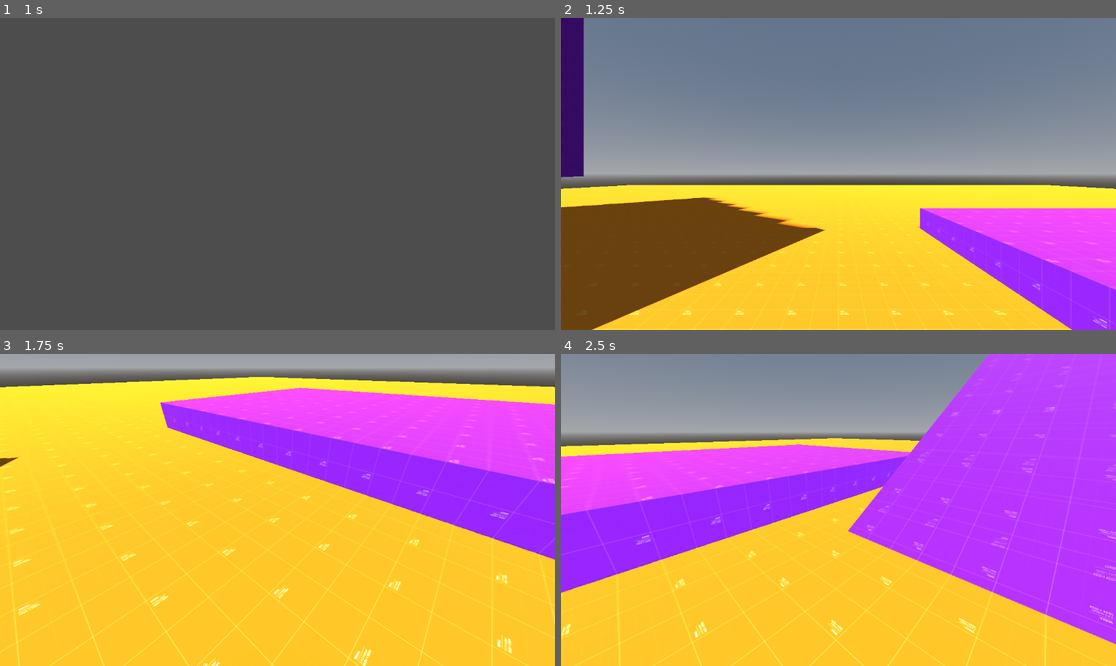
Above: before the commit, frames 1-4 (two rows, left to right).
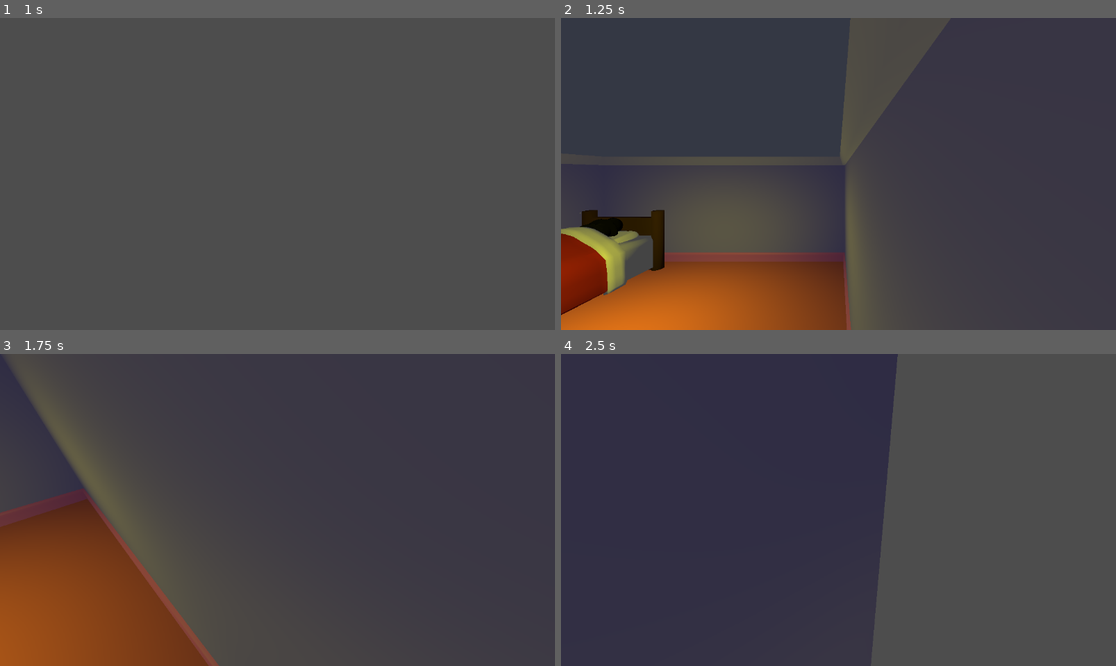
Above: after the commit, the same moments.

Repository: IAmNotIsaac/carliles-bad-dream
Game: Godot game, scene res://scenes/general/main.tscn
Same seed, same stepped clock (60 frames per second), same inputs: the game is played once before the commit and once after it.
Inputs (mouse positions are in pixels of both pictures, inside the frame that each line leads up to):
- Up to frame 1 (1 s): tap Enter at 0.5 s; move the mouse to (399, 158) at 0.52 s; press the mouse at (399, 158) at 0.53 s; hold D (move_right) from 0.53 s (still down); tap C (crawl) at 0.6 s; tap Space (jump) at 0.77 s
- Up to frame 2 (1.25 s): keep holding D (move_right); tap Space (jump) at 1.07 s
- Up to frame 3 (1.75 s): move the mouse to (249, 510) at 1.27 s; release D (move_right) at 1.28 s; release the mouse at (249, 510) at 1.28 s; hold W (move_forward) from 1.28 s (still down); click (249, 510) at 1.35 s; tap Space (jump) at 1.52 s; tap Shift (walk) at 1.55 s
- Up to frame 4 (2.5 s): keep holding W (move_forward); tap Space (jump) at 1.82, 2.3 s; move the mouse to (849, 503) at 2.02 s; hold Shift (walk) from 2.03 s (still down)

Frame 1 is identical in both runs. In frame 2, 99% of the frame differs, in the area x 0-100%, y 0-100%; in frame 3, 100%; in frame 4, 100%.

Commit message:
nothing much just added the entire game mechanic is all

Diff:
--- a/project.godot
+++ b/project.godot
@@ -83,3 +83,18 @@
 "events": [Object(InputEventMouseButton,"resource_local_to_scene":false,"resource_name":"","device":-1,"window_id":0,"a …(236 unchanged characters)…
 ]
 }
+
+[layer_names]
+
+3d_render/layer_1="real_world"
+3d_render/layer_2="real_player"
+3d_render/layer_11="dream_world"
+3d_render/layer_12="dream_player"
+3d_physics/layer_1="real_world"
+3d_physics/layer_2="real_player"
+3d_physics/layer_3="real_interact"
+3d_physics/layer_4="real_barrier"
+3d_physics/layer_17="dream_world"
+3d_physics/layer_18="dream_player"
+3d_physics/layer_19="dream_interact"
+3d_physics/layer_20="dream_barrier"
--- a/scenes/general/main.gd
+++ b/scenes/general/main.gd
@@ -1 +1,5 @@
 extends Node
+
+
+func _ready() -> void:
+	Level.load_real_world(Level.LEVELS.REAL.CARLILE_ROOM)
--- a/scenes/general/player.gd
+++ b/scenes/general/player.gd
@@ -17,12 +17,6 @@
 #const _Ragdoll := preload("res://src/instance/RobotRagdoll.tscn")
 #const _SFX := preload("res://src/instance/SoundEffect.tscn")
 
-const _GRAVITY := 20.0
-const _JUMP_FORCE := 7.0
-const _WALK_SPEED := 7.0
-const _RUN_SPEED := 4.0
-const _AIR_SPEED := 14.0
-const _CRAWL_SPEED := 2.0
 const _AIR_FRICTION := 0.1
 const _MAX_HEALTH := 100.0
 const _HEAL_RATE := 20.0 # health per second
@@ -40,6 +34,17 @@
 const _QUICK_CLIMB_FDIST := 2.0
 const _COYOTE_TIME := 0.25
 
+@export var _gravity := 20.0
+@export var _jump_force := 7.0
+@export var _walk_speed := 7.0
+@export var _run_speed := 4.0
+@export var _air_speed := 14.0
+@export var _crawl_speed := 2.0
+@export var _wallrun_limit := 69420
+@export_flags_3d_physics var _interact_collision_mask := 1 | 4
+@export_flags_3d_render var _render_layers := 2
+@export_node_path("CameraTarget") var _camera_target_path : NodePath
+
 var _state := StateMachine.new(self, States, States.DEFAULT)
 var _wallrun_cast : RayCast3D
 var _health := _MAX_HEALTH
@@ -49,10 +54,9 @@
 var _cam_v_offset := 0.0
 var _cam_h_offset := 0.0
 var _jump_count := 0
+var _wallrun_count := 0
 
 var speed_factor := 1.0
-
-@export_node_path("CameraTarget") var _camera_target_path : NodePath
 
 @onready var _cam_target : CameraTarget = get_node_or_null(_camera_target_path)
 @onready var _gimbal := $Gimbal
@@ -66,17 +70,21 @@
 @onready var _stand_col := $BodyCollision
 @onready var _crawl_col := $CrawlCollision
 @onready var _stand_space_check := $StandSpaceCheck
+@onready var _mesh := $MeshInstance3D
 
 
 ## Private methods ##
 
 func _ready() -> void:
+	_interact_cast.collision_mask = _interact_collision_mask
+	_mesh.layers = _render_layers
+
 	Level.deferred_input.connect(_deferred_input)
 
 	_climb_check.position.z = -_CLIMB_DISTANCE
 	_health = _MAX_HEALTH
 	if _cam_target != null:
-		_cam_target.set_cull_mask(_cam_target.get_cull_mask() & ~2)
+		_cam_target.set_cull_mask(_cam_target.get_cull_mask() & ~_mesh.layers)
 	_state.ready()
 
 
@@ -189,13 +197,13 @@
 
 	var move_forward = Vector3(sin(theta) * input.y, 0.0, cos(theta) * input.y)
 	var move_strafe = Vector3(cos(-theta) * input.x, 0.0, sin(-theta) * input.x)
-	var accel := _GRAVITY * delta
+	var accel := _gravity * delta
 
 	var v := Vector2(velocity.x, velocity.z)
-	v = v.limit_length(_AIR_SPEED)
+	v = v.limit_length(_air_speed)
 	velocity = Vector3(v.x, velocity.y, v.y)
-#	velocity.x = clamp(velocity.x + (move_forward.x + move_strafe.x) * _AIR_FRICTION, -_RUN_SPEED * speed_factor * max(_FAST_SPEED, 1.0), _RUN_SPEED * speed_factor * max(_FAST_SPEED, 1.0))
-#	velocity.z = clamp(velocity.z + (move_forward.z + move_strafe.z) * _AIR_FRICTION, -_RUN_SPEED * speed_factor * max(_FAST_SPEED, 1.0), _RUN_SPEED * speed_factor * max(_FAST_SPEED, 1.0))
+#	velocity.x = clamp(velocity.x + (move_forward.x + move_strafe.x) * _AIR_FRICTION, -_run_speed * speed_factor * max(_FAST_SPEED, 1.0), _run_speed * speed_factor * max(_FAST_SPEED, 1.0))
+#	velocity.z = clamp(velocity.z + (move_forward.z + move_strafe.z) * _AIR_FRICTION, -_run_speed * speed_factor * max(_FAST_SPEED, 1.0), _run_speed * speed_factor * max(_FAST_SPEED, 1.0))
 	velocity.y -= accel
 
 	move_and_slide()
@@ -206,7 +214,7 @@
 		pass
 		var col = _interact_cast.get_collider()
 		if col is InteractArea:
-			col.interact()
+			col.interact(not Input.is_action_just_pressed("interact"))
 
 
 func _crawl_collision() -> void:
@@ -222,14 +230,14 @@
 ## State processes ##
 
 func _sp_GROUND(delta : float) -> void:
-	_ground_movement(delta, _WALK_SPEED if Input.is_action_pressed("walk") else _RUN_SPEED)
+	_ground_movement(delta, _walk_speed if Input.is_action_pressed("walk") else _run_speed)
 	_permit_interact()
 
 	if Input.is_action_just_pressed("crawl"):
 		_state.switch(States.CRAWL)
 
 	if Input.is_action_pressed("walk"):
-		if await _can_quick_climb() and is_equal_approx(velocity.length(), _RUN_SPEED * _FAST_SPEED):
+		if await _can_quick_climb() and is_equal_approx(velocity.length(), _run_speed * _FAST_SPEED):
 			_state.switch(States.QUICK_CLIMB)
 			return
 
@@ -248,7 +256,7 @@
 
 
 func _sp_CRAWL(delta : float) -> void:
-	_ground_movement(delta, _CRAWL_SPEED)
+	_ground_movement(delta, _crawl_speed)
 	_permit_interact()
 
 	if Input.is_action_just_pressed("crawl"):
@@ -275,7 +283,7 @@
 
 func _sp_AIR(delta : float) -> void:
 	var impact_vel := velocity.y
-	var accel := _GRAVITY * delta
+	var accel := _gravity * delta
 
 	_air_movement(delta)
 	_permit_interact()
@@ -302,7 +310,7 @@
 					"raycast": _wallrunr_check,
 					"input": "move_right"
 			} ]:
-				if c["raycast"].get_collider() and Input.is_action_pressed(c["input"]):
+				if c["raycast"].get_collider() and Input.is_action_pressed(c["input"]) and _wallrun_count < _wallrun_limit:
 					_wallrun_cast = c["raycast"]
 					_state.switch(States.WALLRUN)
 					return
@@ -332,7 +340,7 @@
 		return
 
 	if Input.is_action_just_released("jump"):
-		velocity = normal * _JUMP_FORCE
+		velocity = normal * _jump_force
 		_state.switch(States.JUMP)
 		return
 
@@ -370,6 +378,7 @@
 func _sl_WALLRUN() -> void:
 	var normal := _wallrun_cast.get_collision_normal()
 	_wallrun_tracker.target_position = -Vector3(normal.x, 0.0, normal.z)
+	_wallrun_count += 1
 
 
 func _su_WALLRUN() -> void:
@@ -383,6 +392,7 @@
 
 func _sl_GROUND() -> void:
 	_jump_count = 0
+	_wallrun_count = 0
 	if _stand_space_check.has_overlapping_bodies():
 		_state.switch(States.CRAWL)
 		return
@@ -397,7 +407,7 @@
 
 func _sl_JUMP() -> void:
 	_jump_count += 1
-	velocity.y = _JUMP_FORCE
+	velocity.y = _jump_force
 	_state.switch(States.AIR)
 
 
--- a/scenes/general/player.tscn
+++ b/scenes/general/player.tscn
@@ -26,7 +26,7 @@
 
 [node name="Player" type="CharacterBody3D"]
 collision_layer = 2
-collision_mask = 5
+collision_mask = 9
 script = ExtResource("1_2yci0")
 
 [node name="BodyCollision" type="CollisionShape3D" parent="."]
@@ -52,7 +52,7 @@
 [node name="InteractCast" type="RayCast3D" parent="Gimbal/CameraStandIn"]
 transform = Transform3D(1, 0, 0, 0, -4.37114e-08, -1, 0, 1, -4.37114e-08, 0, 0, 0)
 target_position = Vector3(0, -2, 0)
-collision_mask = 13
+collision_mask = 5
 collide_with_areas = true
 
 [node name="WallrunLeftCheck" type="RayCast3D" parent="Gimbal"]
--- /dev/null
+++ b/scenes/levels/carlile_room.gd
@@ -0,0 +1,5 @@
+extends Node3D
+
+
+func _on_enter_carlile_dream_interacted_with() -> void:
+	Level.load_dream_world(Level.LEVELS.DREAM.TEST_DREAM_WORLD)
--- /dev/null
+++ b/scenes/levels/carlile_room.tscn
@@ -0,0 +1,216 @@
+[gd_scene load_steps=19 format=3 uid="uid://d23hsex5h1v4g"]
+
+[ext_resource type="PackedScene" uid="uid://daxni8he6dwsm" path="res://assets/models/bed.glb" id="1_7pydp"]
+[ext_resource type="Script" path="res://scenes/levels/carlile_room.gd" id="1_c7cwn"]
+[ext_resource type="PackedScene" uid="uid://bb3emm6ug6ufd" path="res://scenes/tools/camera_target.tscn" id="2_pw6tk"]
+[ext_resource type="PackedScene" uid="uid://dytcxv2e76qak" path="res://assets/models/plain_wall.glb" id="2_tqchr"]
+[ext_resource type="PackedScene" uid="uid://c35ug12xrl8p3" path="res://scenes/general/player.tscn" id="3_deyno"]
+[ext_resource type="PackedScene" uid="uid://bkcm367dioe5h" path="res://scenes/general/dynamic_camera.tscn" id="3_ifmub"]
+[ext_resource type="PackedScene" uid="uid://cu3agytdyvgsw" path="res://assets/models/carlile.glb" id="4_a8ndr"]
+[ext_resource type="Script" path="res://scenes/tools/interact_area.gd" id="5_0lhna"]
+[ext_resource type="PackedScene" uid="uid://db5bjr4n61wd1" path="res://assets/models/ceiling.glb" id="6_dblcb"]
+[ext_resource type="PackedScene" uid="uid://dtgbl0ex1keaf" path="res://assets/models/floor.glb" id="7_d7pxw"]
+
+[sub_resource type="Environment" id="Environment_2bs8j"]
+
+[sub_resource type="StandardMaterial3D" id="StandardMaterial3D_gsq7c"]
+billboard_mode = 3
+billboard_keep_scale = true
+particles_anim_h_frames = 1
+particles_anim_v_frames = 1
+particles_anim_loop = false
+
+[sub_resource type="TextMesh" id="TextMesh_tdblh"]
+material = SubResource("StandardMaterial3D_gsq7c")
+text = "Z"
+
+[sub_resource type="Curve" id="Curve_ti5jl"]
+_data = [Vector2(0, 0), 0.0, 0.0, 0, 0, Vector2(0.258242, 1), 0.0, 0.0, 0, 0, Vector2(1, 0), 0.0, 0.0, 0, 0]
+point_count = 3
+
+[sub_resource type="BoxShape3D" id="BoxShape3D_ep5f2"]
+
+[sub_resource type="BoxShape3D" id="BoxShape3D_6deoq"]
+size = Vector3(13, 1, 13)
+
+[sub_resource type="BoxShape3D" id="BoxShape3D_nnjjv"]
+size = Vector3(2, 3, 6)
+
+[sub_resource type="BoxShape3D" id="BoxShape3D_o02mo"]
+size = Vector3(2, 2, 3)
+
+[node name="CarlileRoom" type="Node3D"]
+script = ExtResource("1_c7cwn")
+
+[node name="WorldEnvironment" type="WorldEnvironment" parent="."]
+environment = SubResource("Environment_2bs8j")
+
+[node name="Player" parent="." instance=ExtResource("3_deyno")]
+transform = Transform3D(1, 0, 0, 0, 1, 0, 0, 0, 1, 2, 1, 0)
+_wallrun_limit = 0
+_camera_target_path = NodePath("../CameraTarget")
+
+[node name="CameraTarget" parent="." instance=ExtResource("2_pw6tk")]
+cull_mask = 1023
+weight = 0.6
+
+[node name="DynamicCamera" parent="." instance=ExtResource("3_ifmub")]
+_target_path = NodePath("../CameraTarget")
+_current = true
+
+[node name="Snoring" type="CPUParticles3D" parent="."]
+transform = Transform3D(-4.37114e-08, 0, 1, 0, 1, 0, -1, 0, -4.37114e-08, -2, 1.32297, -3.75003)
+amount = 3
+speed_scale = 0.25
+mesh = SubResource("TextMesh_tdblh")
+direction = Vector3(0, 1, 0)
+gravity = Vector3(0, -1, 0)
+initial_velocity_min = 1.0
+initial_velocity_max = 1.0
+scale_amount_curve = SubResource("Curve_ti5jl")
+
+[node name="Carlile" parent="." instance=ExtResource("4_a8ndr")]
+transform = Transform3D(-0.170753, -0.0457532, -0.176777, 0.170753, 0.0457532, -0.176777, 0.0647048, -0.241481, -2.82834e-09, -2, 0.845797, -3.75003)
+
+[node name="EnterCarlileDream" type="Area3D" parent="."]
+transform = Transform3D(1, 0, 0, 0, 1, 0, 0, 0, 1, -2, 1, -4)
+script = ExtResource("5_0lhna")
+mode = 1
+
+[node name="CollisionShape3D" type="CollisionShape3D" parent="EnterCarlileDream"]
+shape = SubResource("BoxShape3D_ep5f2")
+
+[node name="LevelCollision" type="StaticBody3D" parent="."]
+
+[node name="CollisionShape3D" type="CollisionShape3D" parent="LevelCollision"]
+transform = Transform3D(1, 0, 0, 0, 1, 0, 0, 0, 1, 0, -0.5, 0)
+shape = SubResource("BoxShape3D_6deoq")
+
+[node name="CollisionShape3D2" type="CollisionShape3D" parent="LevelCollision"]
+transform = Transform3D(1, 0, 0, 0, 1, 0, 0, 0, 1, 0, 3, 0)
+shape = SubResource("BoxShape3D_6deoq")
+
+[node name="CollisionShape3D4" type="CollisionShape3D" parent="LevelCollision"]
+transform = Transform3D(1, 0, 0, 0, 1, 0, 0, 0, 1, -4, 1, -2)
+shape = SubResource("BoxShape3D_nnjjv")
+
+[node name="CollisionShape3D5" type="CollisionShape3D" parent="LevelCollision"]
+transform = Transform3D(1, 0, 0, 0, 1, 0, 0, 0, 1, 4, 1, -2)
+shape = SubResource("BoxShape3D_nnjjv")
+
+[node name="CollisionShape3D6" type="CollisionShape3D" parent="LevelCollision"]
+transform = Transform3D(-4.37114e-08, 0, 1, 0, 1, 0, -1, 0, -4.37114e-08, 0, 1, -6)
+shape = SubResource("BoxShape3D_nnjjv")
+
+[node name="CollisionShape3D7" type="CollisionShape3D" parent="LevelCollision"]
+transform = Transform3D(-4.37114e-08, 0, 1, 0, 1, 0, -1, 0, -4.37114e-08, 0, 1, 2)
+shape = SubResource("BoxShape3D_nnjjv")
+
+[node name="BedCollision" type="StaticBody3D" parent="."]
+collision_layer = 8
+collision_mask = 0
+
+[node name="CollisionShape3D3" type="CollisionShape3D" parent="BedCollision"]
+transform = Transform3D(1, 0, 0, 0, 1, 0, 0, 0, 1, -2, 1, -3)
+shape = SubResource("BoxShape3D_o02mo")
+
+[node name="Visual" type="Node3D" parent="."]
+
+[node name="bed" parent="Visual" instance=ExtResource("1_7pydp")]
+transform = Transform3D(0.75, 0, 0, 0, 0.75, 0, 0, 0, 0.75, -2, 0, -3)
+
+[node name="plain_wall" parent="Visual" instance=ExtResource("2_tqchr")]
+transform = Transform3D(1, 0, 0, 0, 1, 0, 0, 0, 1, 0, 0, -5)
+
+[node name="plain_wall2" parent="Visual" instance=ExtResource("2_tqchr")]
+transform = Transform3D(1, 0, 0, 0, 1, 0, 0, 0, 1, 2, 0, -5)
+
+[node name="plain_wall3" parent="Visual" instance=ExtResource("2_tqchr")]
+transform = Transform3D(-4.37114e-08, 0, -1, 0, 1, 0, 1, 0, -4.37114e-08, 3, 0, -4)
+
+[node name="plain_wall4" parent="Visual" instance=ExtResource("2_tqchr")]
+transform = Transform3D(-4.37114e-08, 0, -1, 0, 1, 0, 1, 0, -4.37114e-08, 3, 0, -2)
+
+[node name="plain_wall5" parent="Visual" instance=ExtResource("2_tqchr")]
+transform = Transform3D(-4.37114e-08, 0, -1, 0, 1, 0, 1, 0, -4.37114e-08, 3, 0, 0)
+
+[node name="plain_wall6" parent="Visual" instance=ExtResource("2_tqchr")]
+transform = Transform3D(-1, 0, 8.74228e-08, 0, 1, 0, -8.74228e-08, 0, -1, 0, 0, 1)
+
+[node name="plain_wall7" parent="Visual" instance=ExtResource("2_tqchr")]
+transform = Transform3D(-1, 0, 8.74228e-08, 0, 1, 0, -8.74228e-08, 0, -1, -2, 0, 1)
+
+[node name="plain_wall9" parent="Visual" instance=ExtResource("2_tqchr")]
+transform = Transform3D(1.31134e-07, 0, 1, 0, 1, 0, -1, 0, 1.31134e-07, -3, 0, 0)
+
+[node name="plain_wall10" parent="Visual" instance=ExtResource("2_tqchr")]
+transform = Transform3D(1.31134e-07, 0, 1, 0, 1, 0, -1, 0, 1.31134e-07, -3, 0, -2)
+
+[node name="plain_wall11" parent="Visual" instance=ExtResource("2_tqchr")]
+transform = Transform3D(1.31134e-07, 0, 1, 0, 1, 0, -1, 0, 1.31134e-07, -3, 0, -4)
+
+[node name="plain_wall13" parent="Visual" instance=ExtResource("2_tqchr")]
+transform = Transform3D(1, 0, -1.74846e-07, 0, 1, 0, 1.74846e-07, 0, 1, -2, 0, -5)
+
+[node name="ceiling" parent="Visual" instance=ExtResource("6_dblcb")]
+transform = Transform3D(1, 0, 0, 0, 1, 0, 0, 0, 1, 0, 2.5, 0)
+
+[node name="ceiling2" parent="Visual" instance=ExtResource("6_dblcb")]
+transform = Transform3D(1, 0, 0, 0, 1, 0, 0, 0, 1, 2, 2.5, 0)
+
+[node name="ceiling3" parent="Visual" instance=ExtResource("6_dblcb")]
+transform = Transform3D(1, 0, 0, 0, 1, 0, 0, 0, 1, -2, 2.5, 0)
+
+[node name="ceiling5" parent="Visual" instance=ExtResource("6_dblcb")]
+transform = Transform3D(1, 0, 0, 0, 1, 0, 0, 0, 1, 0, 2.5, -2)
+
+[node name="ceiling6" parent="Visual" instance=ExtResource("6_dblcb")]
+transform = Transform3D(1, 0, 0, 0, 1, 0, 0, 0, 1, 2, 2.5, -2)
+
+[node name="ceiling7" parent="Visual" instance=ExtResource("6_dblcb")]
+transform = Transform3D(1, 0, 0, 0, 1, 0, 0, 0, 1, -2, 2.5, -2)
+
+[node name="ceiling9" parent="Visual" instance=ExtResource("6_dblcb")]
+transform = Transform3D(1, 0, 0, 0, 1, 0, 0, 0, 1, 0, 2.5, -4)
+
+[node name="ceiling10" parent="Visual" instance=ExtResource("6_dblcb")]
+transform = Transform3D(1, 0, 0, 0, 1, 0, 0, 0, 1, 2, 2.5, -4)
+
+[node name="ceiling11" parent="Visual" instance=ExtResource("6_dblcb")]
+transform = Transform3D(1, 0, 0, 0, 1, 0, 0, 0, 1, -2, 2.5, -4)
+
+[node name="floor" parent="Visual" instance=ExtResource("7_d7pxw")]
+transform = Transform3D(1, 0, 0, 0, 1, 0, 0, 0, 1, 2, 0, 0)
+
+[node name="floor2" parent="Visual" instance=ExtResource("7_d7pxw")]
+
+[node name="floor3" parent="Visual" instance=ExtResource("7_d7pxw")]
+transform = Transform3D(1, 0, 0, 0, 1, 0, 0, 0, 1, -2, 0, 0)
+
+[node name="floor5" parent="Visual" instance=ExtResource("7_d7pxw")]
+transform = Transform3D(1, 0, 0, 0, 1, 0, 0, 0, 1, 2, 0, -2)
+
+[node name="floor6" parent="Visual" instance=ExtResource("7_d7pxw")]
+transform = Transform3D(1, 0, 0, 0, 1, 0, 0, 0, 1, 0, 0, -2)
+
+[node name="floor7" parent="Visual" instance=ExtResource("7_d7pxw")]
+transform = Transform3D(1, 0, 0, 0, 1, 0, 0, 0, 1, -2, 0, -2)
+
+[node name="floor9" parent="Visual" instance=ExtResource("7_d7pxw")]
+transform = Transform3D(1, 0, 0, 0, 1, 0, 0, 0, 1, 2, 0, -4)
+
+[node name="floor10" parent="Visual" instance=ExtResource("7_d7pxw")]
+transform = Transform3D(1, 0, 0, 0, 1, 0, 0, 0, 1, 0, 0, -4)
+
+[node name="floor11" parent="Visual" instance=ExtResource("7_d7pxw")]
+transform = Transform3D(1, 0, 0, 0, 1, 0, 0, 0, 1, -2, 0, -4)
+
+[node name="Lights" type="Node3D" parent="."]
+transform = Transform3D(1, 0, 0, 0, -4.37114e-08, 1, 0, -1, -4.37114e-08, 0, 2, -2)
+
+[node name="RoomBulb" type="SpotLight3D" parent="Lights"]
+light_color = Color(1, 1, 0, 1)
+light_energy = 2.0
+spot_angle = 110.0
+
+[connection signal="interacted_with" from="EnterCarlileDream" to="." method="_on_enter_carlile_dream_interacted_with"]
--- /dev/null
+++ b/scenes/levels/test_dream_world.tscn
@@ -0,0 +1,47 @@
+[gd_scene load_steps=8 format=3 uid="uid://ccw5r261rvd"]
+
+[ext_resource type="PackedScene" uid="uid://c35ug12xrl8p3" path="res://scenes/general/player.tscn" id="1_ouv60"]
+[ext_resource type="PackedScene" uid="uid://bb3emm6ug6ufd" path="res://scenes/tools/camera_target.tscn" id="2_mqkcl"]
+[ext_resource type="PackedScene" uid="uid://bkcm367dioe5h" path="res://scenes/general/dynamic_camera.tscn" id="3_kjt45"]
+[ext_resource type="Material" uid="uid://8ylcw0h1lkhg" path="res://addons/kenney_prototype_tools/materials/orange/material_01.tres" id="4_4q6jl"]
+
+[sub_resource type="ProceduralSkyMaterial" id="ProceduralSkyMaterial_871fv"]
+
+[sub_resource type="Sky" id="Sky_ntqpv"]
+sky_material = SubResource("ProceduralSkyMaterial_871fv")
+
+[sub_resource type="Environment" id="Environment_3j3bj"]
+background_mode = 2
+sky = SubResource("Sky_ntqpv")
+
+[node name="TestDreamWorld" type="Node3D"]
+
+[node name="Player" parent="." instance=ExtResource("1_ouv60")]
+transform = Transform3D(1, 0, 0, 0, 1, 0, 0, 0, 1, 2, 2, 0)
+collision_layer = 131072
+collision_mask = 589824
+_wallrun_limit = 0
+_interact_collision_mask = 327680
+_render_layers = 2048
+_camera_target_path = NodePath("../CameraTarget")
+
+[node name="CameraTarget" parent="." instance=ExtResource("2_mqkcl")]
+transform = Transform3D(1, 0, 0, 0, 1, 0, 0, 0, 1, 2, 1, 0)
+cull_mask = 1047552
+weight = 0.6
+
+[node name="DynamicCamera" parent="." instance=ExtResource("3_kjt45")]
+transform = Transform3D(1, 0, 0, 0, 1, 0, 0, 0, 1, 2, 1, 0)
+_target_path = NodePath("../CameraTarget")
+_current = true
+
+[node name="CSGBox3D" type="CSGBox3D" parent="."]
+layers = 1024
+material_override = ExtResource("4_4q6jl")
+use_collision = true
+collision_layer = 65536
+collision_mask = 0
+size = Vector3(14, 1, 14)
+
+[node name="WorldEnvironment" type="WorldEnvironment" parent="."]
+environment = SubResource("Environment_3j3bj")
--- a/scenes/tools/interact_area.gd
+++ b/scenes/tools/interact_area.gd
@@ -4,8 +4,28 @@
 
 signal interacted_with
 
+enum Mode {
+	CONTINUOUS,
+	DISCRETE,
+	SINGULAR
+}
+
+@export var mode : Mode = Mode.CONTINUOUS
+
+var _activation_count := 0
+
 
 ## Public methods
 
-func interact() -> void:
+func interact(continuous : bool) -> void:
+	match mode:
+		Mode.CONTINUOUS: pass
+		Mode.DISCRETE:
+			if continuous:
+				return
+		Mode.SINGULAR:
+			if _activation_count > 0:
+				return
+
 	interacted_with.emit()
+	_activation_count += 1
--- a/singletons/level.gd
+++ b/singletons/level.gd
@@ -3,6 +3,16 @@
 
 signal deferred_input(event : InputEvent)
 
+
+const LEVELS := {
+	"REAL": {
+		"TEST_WORLD": "res://scenes/levels/test_world.tscn",
+		"CARLILE_ROOM": "res://scenes/levels/carlile_room.tscn",
+	},
+	"DREAM": {
+		"TEST_DREAM_WORLD": "res://scenes/levels/test_dream_world.tscn"
+	}
+}
 
 var _load_paths := {
 	"real": "",
@@ -24,7 +34,7 @@
 ## Private methods
 
 func _ready() -> void:
-	load_real_world("res://scenes/levels/test_world.tscn")
+	load_real_world("res://scenes/levels/carlile_room.tscn")
 
 
 func _input(event : InputEvent) -> void:
--- a/singletons/level.tscn
+++ b/singletons/level.tscn
@@ -42,6 +42,7 @@
 
 [node name="RealWorldViewport" type="SubViewport" parent="Game/Control/HSplitContainer/RealWorldContainer/SubViewportContainer"]
 unique_name_in_owner = true
+own_world_3d = true
 handle_input_locally = false
 size = Vector2i(574, 648)
 render_target_update_mode = 4
@@ -81,11 +82,13 @@
 grow_horizontal = 2
 grow_vertical = 2
 size_flags_horizontal = 3
+stretch = true
 
 [node name="DreamWorldViewport" type="SubViewport" parent="Game/Control/HSplitContainer/DreamWorldContainer/SubViewportContainer"]
 unique_name_in_owner = true
+own_world_3d = true
 handle_input_locally = false
-size = Vector2i(2, 648)
+size = Vector2i(574, 648)
 render_target_update_mode = 4
 
 [node name="DreamLoadScreen" type="ColorRect" parent="Game/Control/HSplitContainer/DreamWorldContainer"]
Binary file added: assets/models/bed.glb
Not shown, added: assets/models/bed.glb.import
Binary file added: assets/models/carlile.glb
Not shown, added: assets/models/carlile.glb.import
Binary file added: assets/models/ceiling.glb
Not shown, added: assets/models/ceiling.glb.import
Binary file added: assets/models/floor.glb
Not shown, added: assets/models/floor.glb.import
Binary file added: assets/models/plain_wall.glb
Not shown, added: assets/models/plain_wall.glb.import
Binary file added: scenes/levels/carlile_room.exr
Not shown, added: scenes/levels/carlile_room.exr.import
(and 23 more such lines)
